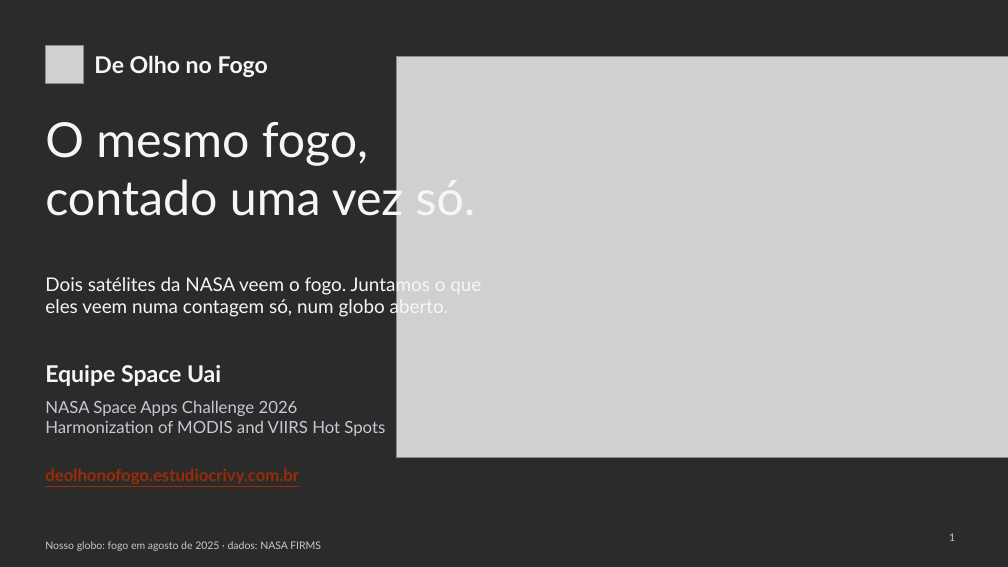
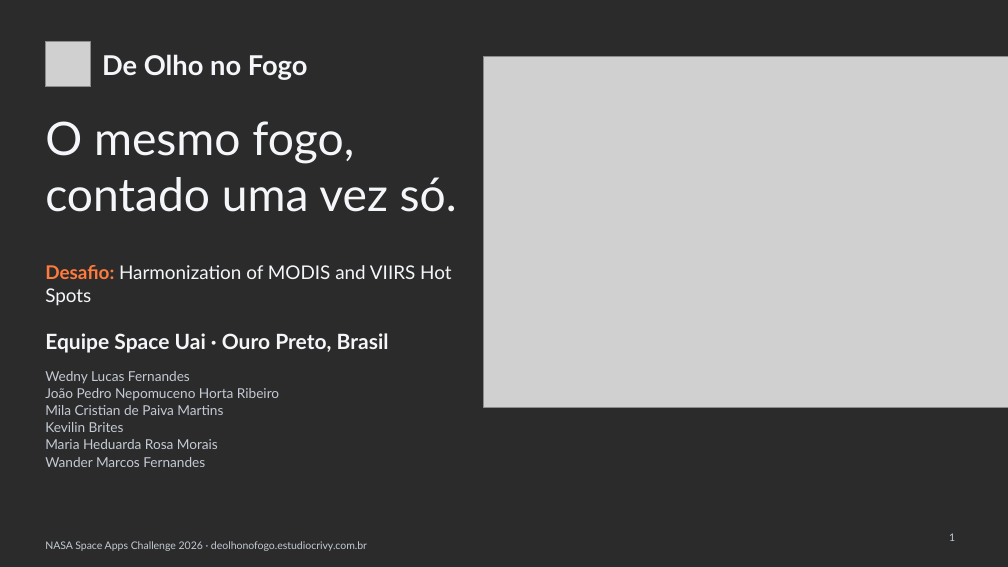
Before and after one commit to WednyFernandes/de-olho-no-fogo, a slide deck: slide 1 of public/apresentacao/de-olho-no-fogo-space-apps-2026-pt.pptx. Drawn at 1008x567 pixels with LibreOffice and Linux fonts; fonts in the diff are those of the drawing; grey boxes stand for pictures; background and template pictures are left out; a plain dark background stands for a picture behind light text. Boxes give left, top, right and bottom in pixels: in the first picture for what was removed or moved away, otherwise in the second. Text is boxed around its words. In the diff, an @@ line names an element or a change of style, - is before the commit and + after.

```diff
--- a/public/apresentacao/de-olho-no-fogo-space-apps-2026-pt.pptx
+++ b/public/apresentacao/de-olho-no-fogo-space-apps-2026-pt.pptx
@@ picture: place and size @@
-picture at <box>45,45,83,83</box>
+picture at <box>45,42,91,87</box>
@@ text "De Olho no Fogo": place and size @@
-text "De Olho no Fogo" at <box>94,56,268,77</box>
+text "De Olho no Fogo" at <box>102,54,308,80</box>
@@ text "De Olho no Fogo" at <box>102,54,308,80</box>: size 22 to 26 pt @@
@@ picture: place and size @@
-picture at <box>397,57,1008,457</box>
+picture at <box>484,57,1008,408</box>
@@ text "O mesmo fogo, contado uma ..." at <box>45,121,457,212</box>: size 46 to 44 pt @@
@@ text at <box>45,265,451,306</box>: text changed @@
-Dois satélites da NASA veem o fogo. Juntamos o que eles veem numa contagem só, num globo aberto.
+Desafio: Harmonization of MODIS and VIIRS Hot Spots
@@ text at <box>45,333,389,353</box>: text changed; size 22 to 20 pt @@
-Equipe Space Uai
+Equipe Space Uai · Ouro Preto, Brasil
@@ text at <box>45,371,279,467</box>: text changed; size 16 to 13 pt @@
-NASA Space Apps Challenge 2026
-Harmonization of MODIS and VIIRS Hot Spots
+Wedny Lucas Fernandes
+João Pedro Nepomuceno Horta Ribeiro
+Mila Cristian de Paiva Martins
+Kevilin Brites
+Maria Heduarda Rosa Morais
+Wander Marcos Fernandes
@@ text "NASA Space Apps Challenge 2026 ..." at <box>45,541,367,551</box>: vertical alignment top to bottom @@
@@ text at <box>45,541,367,551</box>: text changed; size 16 to 10 pt; text colour #9C2C05 to #C3CAD4; bold off @@
-deolhonofogo.estudiocrivy.com.br
+NASA Space Apps Challenge 2026 · deolhonofogo.estudiocrivy.com.br
@@ text removed at <box>45,541,321,551</box> @@
-Nosso globo: fogo em agosto de 2025 · dados: NASA FIRMS
```
Also in this commit, not shown: 3 other slides changed, 3 slides added, 3 slides removed, 8 other files.
